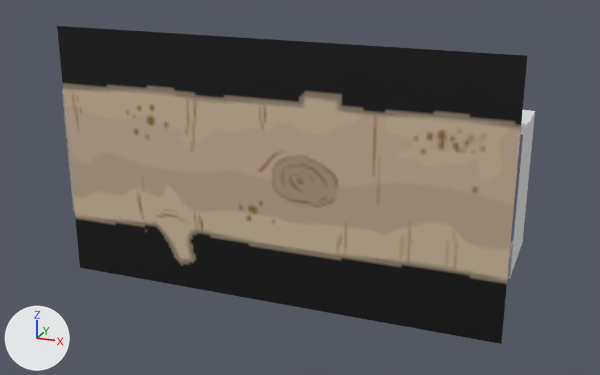
An edit to the Blender file Content/PuffBOMB/3D/Mountain/LightLogH1.blend, drawn before and after from the same camera.
Camera for both pictures: a 50 mm camera at (11.6, -16.26, 8.5) aimed at (5.28, -0.05, 2.45). Every picture has the same lights, and +X, +Y and +Z are marked at lower left.
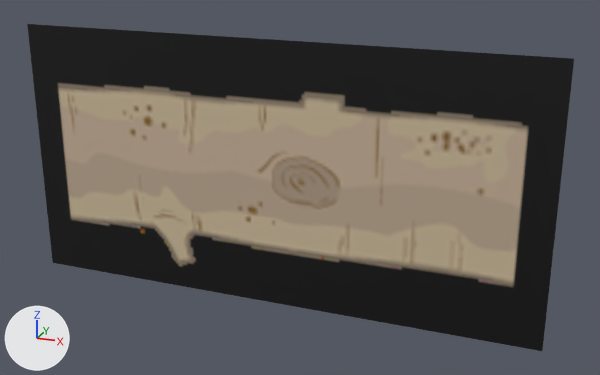
Boxes [x1, y1, x2, y2] around the edits, measured in the pictures (600 x 375 px):
'Plane', recoloured, reshaped (16% wider)
    before: [57, 26, 527, 344]
    after: [27, 24, 574, 351]
'Cube', unchanged, covered by the edit
    before: [62, 90, 535, 278]

The edits, one by one:
Picture 'LightLog1.png.001' (img_lightlog1_png_001) is new.
Material 'LightLog1.png.001' (mat_lightlog1_png_001) is new.
Its texture is img_lightlog1_png_001.
me_plane has 4 vertices, 1 face and spans x 0.0..1.73, y 0.0..1.0, z 0.2.
me_plane is used by ob_plane; location (-0.1, 0.2, 0.0); rotation (1.571, 0.0, 0.0), in degrees (90, 0, 0); scale (5.83, 5.83, 5.83).
me_plane no longer uses material mat_lightlog1_png (picture img_lightlog1_png).
Part 1, on me_plane:
Vertex 0 of me_plane moves from (1.73, 1.0, 0.2) at pixel (527, 55) to (1.87, 1.0, 0.2) at pixel (574, 58).
Vertex 1 of me_plane moves from (1.73, 0.0, 0.2) at pixel (501, 343) to (1.87, 0.0, 0.2) at pixel (542, 351).
Vertex 2 of me_plane moves from (0.0, 0.0, 0.2) at pixel (80, 267) to (-0.14, 0.0, 0.2) at pixel (52, 262).
Vertex 3 of me_plane moves from (0.0, 1.0, 0.2) at pixel (57, 25) to (-0.14, 1.0, 0.2) at pixel (27, 23).
me_plane now uses material mat_lightlog1_png_001 (picture img_lightlog1_png_001).
